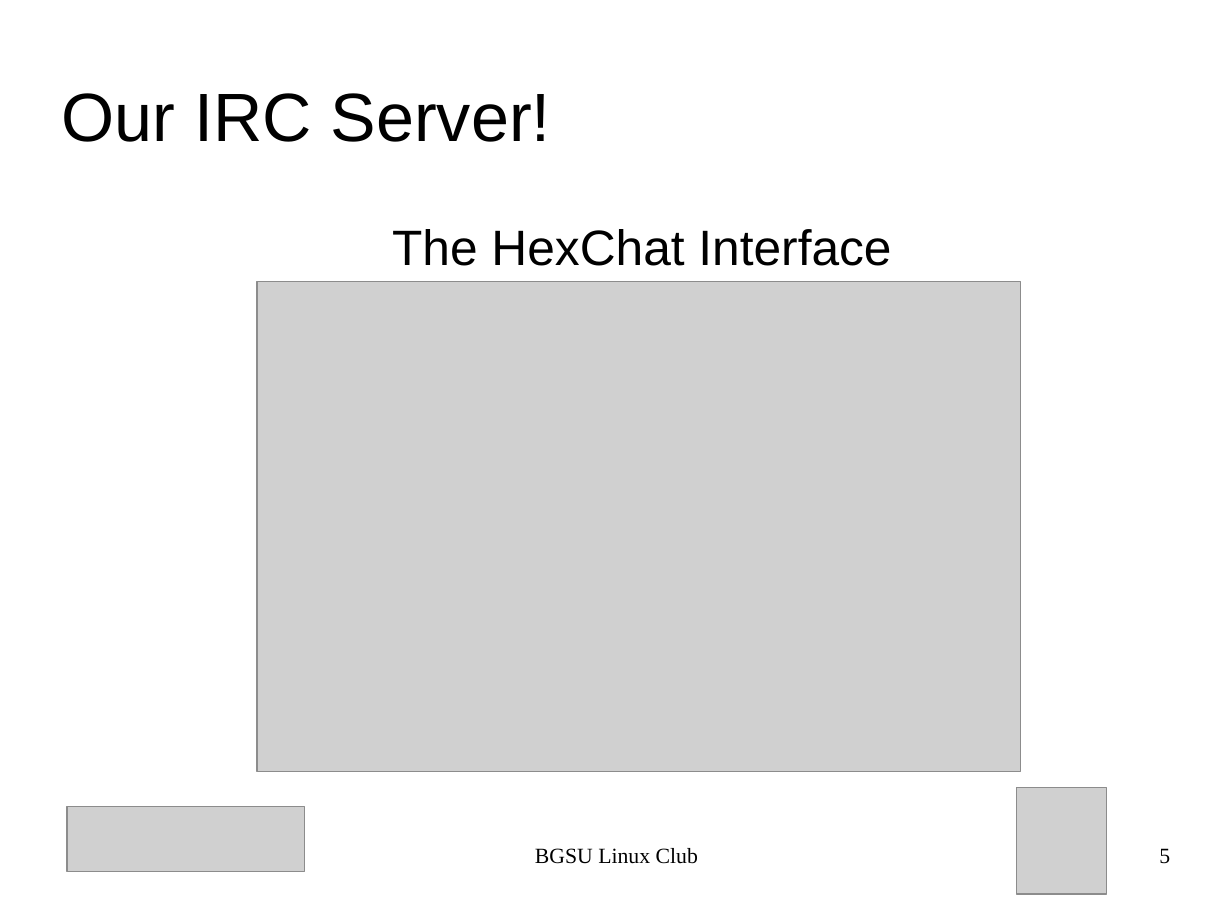
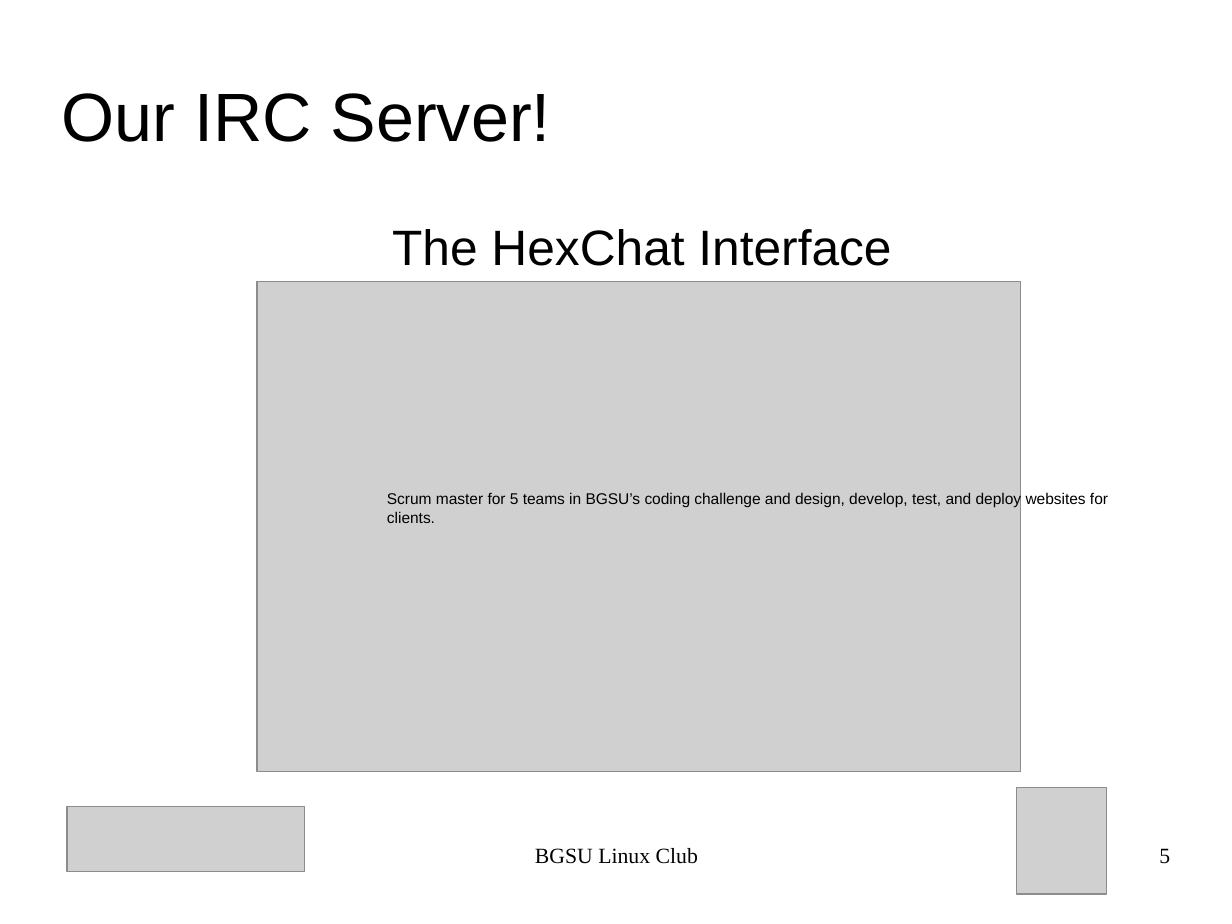
Before and after one commit to BGSU-Linux-Club/BGSU-Git-Tutorial, a slide deck: slide 5 of presentation.odp. Drawn at 1232x924 pixels with LibreOffice and Linux fonts; fonts in the diff are those of the drawing; grey boxes stand for pictures. Boxes give left, top, right and bottom in pixels: in the first picture for what was removed or moved away, otherwise in the second. Text is boxed around its words. In the diff, an @@ line names an element or a change of style, - is before the commit and + after.

```diff
--- a/presentation.odp
+++ b/presentation.odp
@@ text added at box(387, 492, 1108, 523), 10 pt, text #000000 @@
+Scrum master for 5 teams in BGSU’s coding challenge and design, develop, test, and deploy websites for clients.
```
Also in this commit, not shown: 4 slides added, 1 slide removed, 2 other files.
